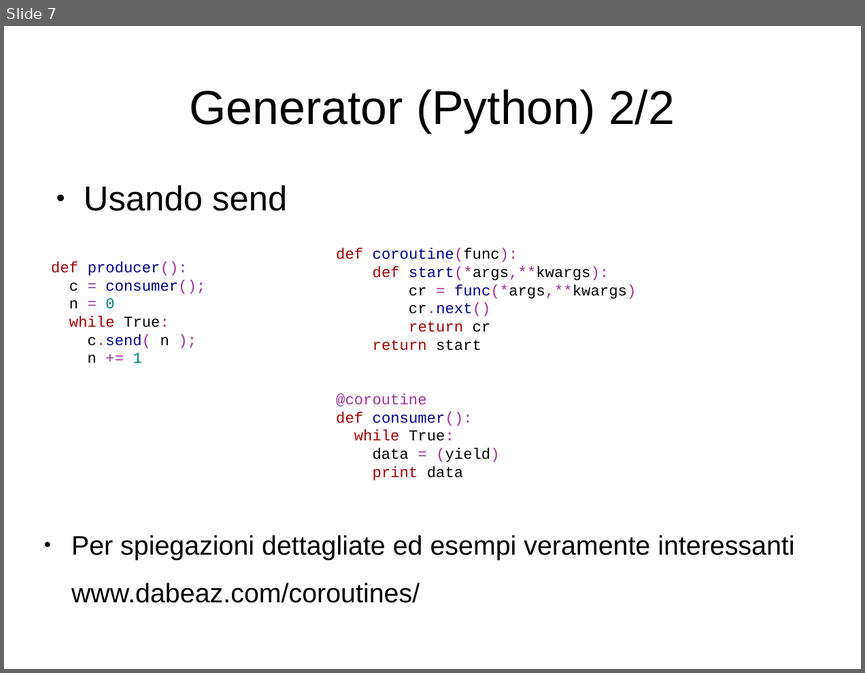
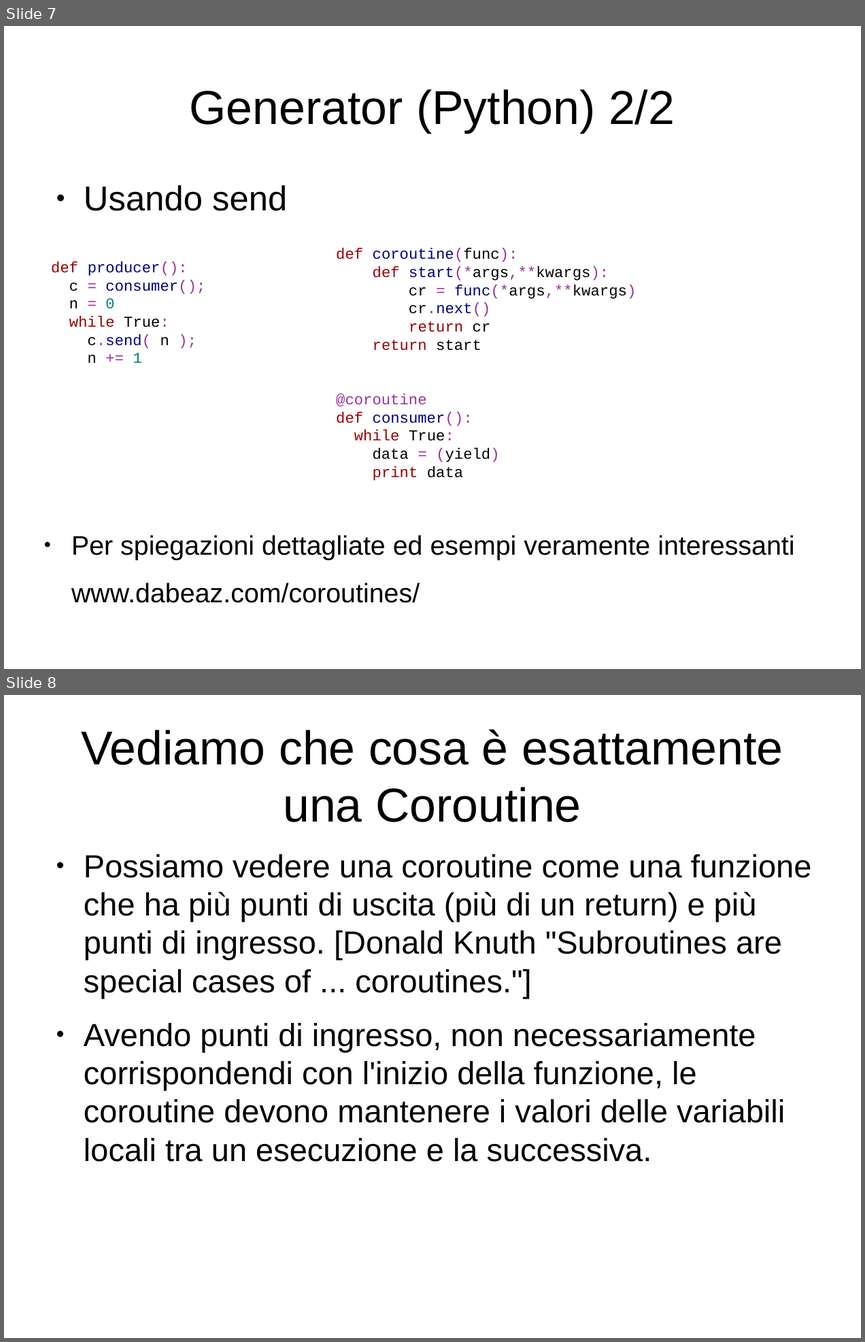
Before and after one commit to mdionisio/workshop_coroutine, a slide deck: presentazione.odp. Shown one above the other, each under a label of ours: slide 7 before the commit, slides 7 and 8 after it. The pictures are 865x673 and 865x1342 pixels, drawn with LibreOffice and Linux fonts; fonts in the diff are those of the drawing. Boxes give left, top, right and bottom in pixels: in the first picture for what was removed or moved away, otherwise in the second. Text is boxed around its words. In the diff, an @@ line names an element or a change of style, - is before the commit and + after.

```diff
--- a/presentazione.odp
+++ b/presentazione.odp
@@ slide 8 added at (4,695,861,1338), background #FFFFFF @@
@@ title added at (81,729,783,822), 44 pt, text #000000 @@
+Vediamo che cosa è esattamente una Coroutine
@@ text added at (84,854,812,1161), 29.6 pt, text #000000 @@
+● Possiamo vedere una coroutine come una funzione che ha più punti di uscita (più di un return) e più punti di ingresso. [Donald Knuth "Subroutines are special cases of ... coroutines."]
+● Avendo punti di ingresso, non necessariamente corrispondendi con l'inizio della funzione, le coroutine devono mantenere i valori delle variabili locali tra un esecuzione e la successiva.
```
Also in this commit, not shown: 3 slides changed, 4 other slides added, 2 slides removed.
